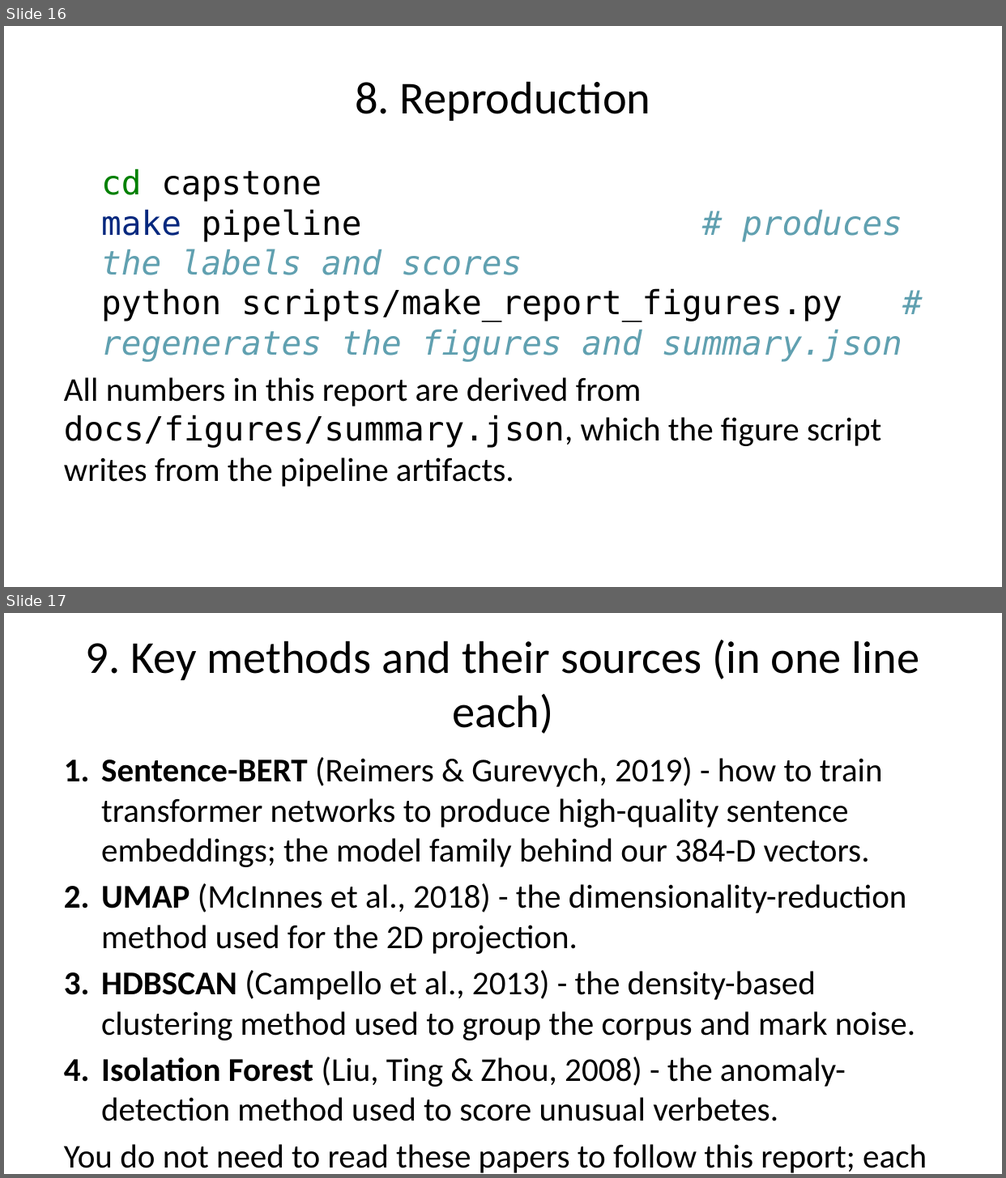
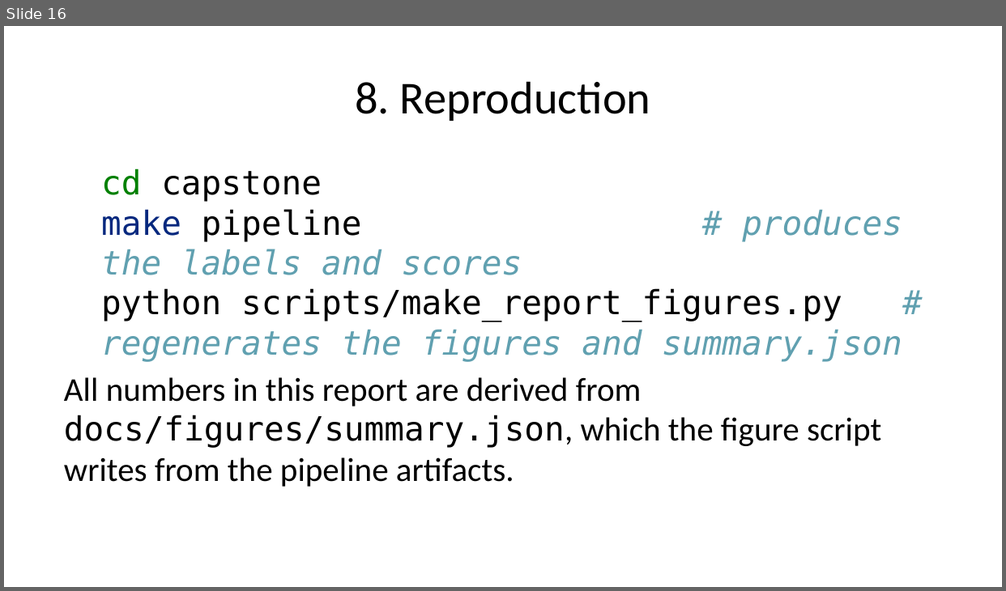
Before and after one commit to mrpunkdasilva/data-science, a slide deck: capstone/docs/qc-report.pptx. Shown one above the other, each under a label of ours: slides 16 and 17 before the commit, slide 16 after it. The pictures are 1006x1178 and 1006x591 pixels, drawn with LibreOffice and Linux fonts; fonts in the diff are those of the drawing. Boxes give left, top, right and bottom in pixels: in the first picture for what was removed or moved away, otherwise in the second. Text is boxed around its words. In the diff, an @@ line names an element or a change of style, - is before the commit and + after.

Commit message:
docs(capstone): drop the references sections from reports and deck
Remove the annotated references from report.md, the 'Key methods and their
sources' section from qc-report.md, the References backup slide from
slides.md, and related mentions in demo-script.md; regenerate PDF/PPTX.

```diff
--- a/capstone/docs/qc-report.pptx
+++ b/capstone/docs/qc-report.pptx
@@ slide 17 removed at (4, 613, 1002, 1174), background #FFFFFF @@
@@ title removed at (86, 640, 920, 734) @@
-9. Key methods and their sources (in one line each)
@@ text removed at (64, 757, 927, 1174) @@
-1. Sentence-BERT (Reimers & Gurevych, 2019) - how to train transformer networks to produce high-quality sentence embeddings; the model family behind our 384-D vectors.
-2. UMAP (McInnes et al., 2018) - the dimensionality-reduction method used for the 2D projection.
-3. HDBSCAN (Campello et al., 2013) - the density-based clustering method used to group the corpus and mark noise.
-4. Isolation Forest (Liu, Ting & Zhou, 2008) - the anomaly-detection method used to score unusual verbetes.
-You do not need to read these papers to follow this report; each is summarised above. Full citations appear in the technical report (report.md).
```
Also in this commit, not shown: 9 other files.
